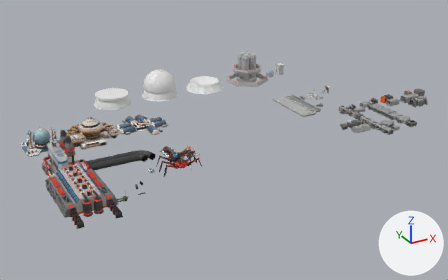
An edit to the FBX model Assets/Models/FBX/Buildings.fbx, drawn before and after from the same camera.
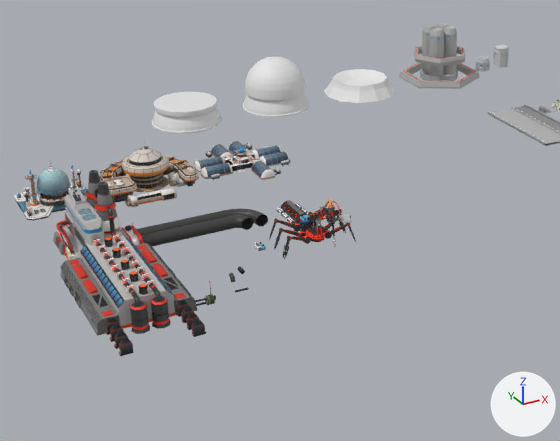
Each version is shown whole from a camera (50 mm lens) standing at (-534.0, -836.0, 366.0) and looking at (-100.0, -48.0, -28.0), then close up on the part from 3% to 69% of the width and 14% to 98% of the height. The lights are fixed; the arrows at lower right show +X, +Y and +Z. Where no turn or scale is listed for an object, it has been applied to the vertices. Vertices at the same position are counted once.

Names of what the first close-up shows: 'Agricultural.001', 'Bridge_part_1', 'HugeTubeModularCorner', 'HugeTubeModularStraight', 'Laboratory', 'Research_Center', 'Structure_001', 'Structure_002', 'Structure_003', 'Structure_004', 'Бур-Паук', 'Металлозавод'.
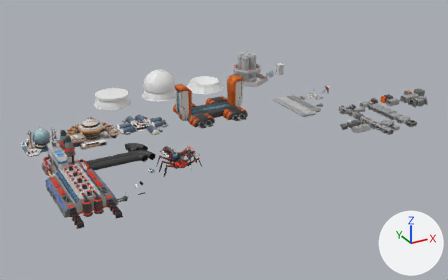
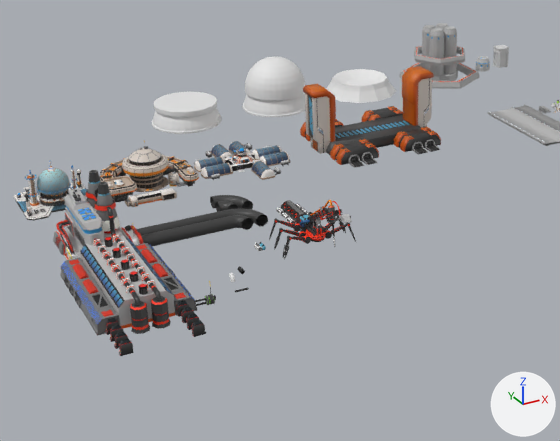
Changed parts and their boxes (x1, y1, x2, y2) in the close-ups (560 x 441 px):
'Cube', added
    after: (300, 66, 441, 168)
'HugeTubeModularCorner.001', added
    after: (210, 195, 253, 212)
part 1 of me_cube_024, surface changed
    both: (60, 181, 210, 324)

The change in detail:
me_cube_024 has 6977 vertices, 5518 faces and spans x -32.0..46.0, y -90.0..97.0, z 0.0..53.0.
me_cube_024 is used by ob_металлозавод; location (-365.0, -150.4, 0.0).
me_cube_024 part 1: texture (UV) coordinates of 225 of 5518 faces, centred in x -30.0..44.0, y -70.0..92.0, z 9.0..46.0, changed; they spanned u 0.12..0.9, v 0.36..0.95 and now span u 0.53..0.71, v 0.07..0.41.
Mesh me_cube_005_1 is new.
It has 1750 vertices, 1250 faces and spans x -57.0..57.0, y -50.0..50.0, z -5.0..50.0.
It uses material mat_pallete (picture img_imphenziapalette01_256_gradientx4_png).
Mesh me_cube_078 is new.
It has 290 vertices, 288 faces and spans x 0.0..24.9, y -13.5..10.4, z -4.7..4.7.
It uses material mat_pallete (picture img_imphenziapalette01_256_gradientx4_png).
Object 'Cube' (ob_cube) is new; it shows me_cube_005_1.
Its location is (-100.0, 0.0, 5.0).
Object 'HugeTubeModularCorner.001' (ob_hugetubemodularcorner_001) is new; it shows me_cube_078.
Its location is (-270.6, -77.9, 6.0).
